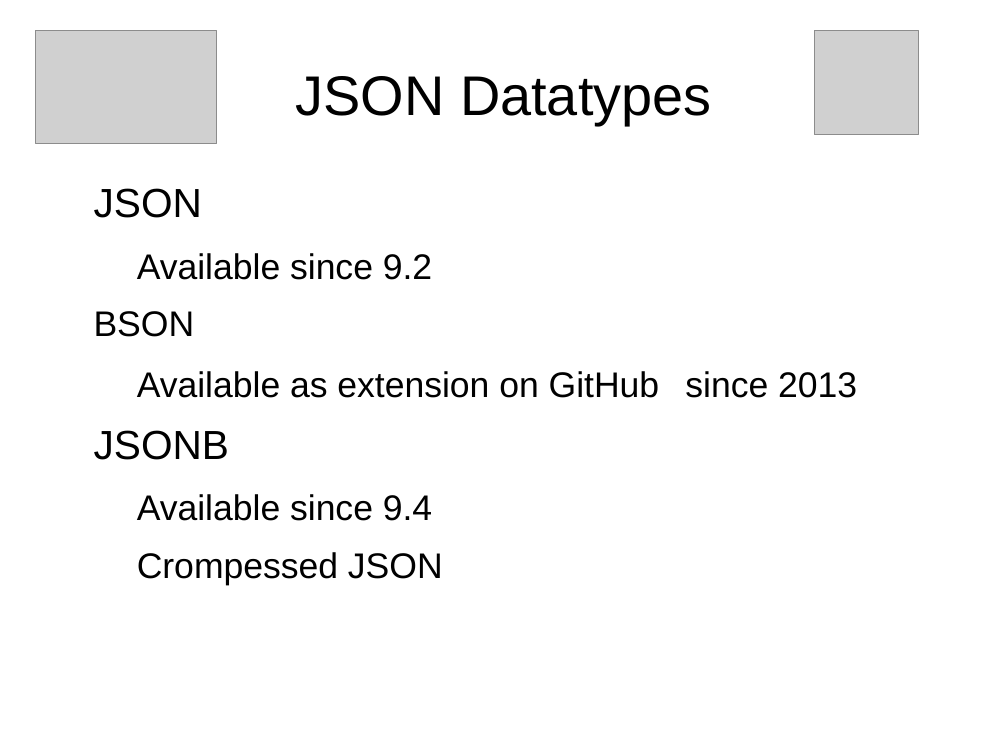
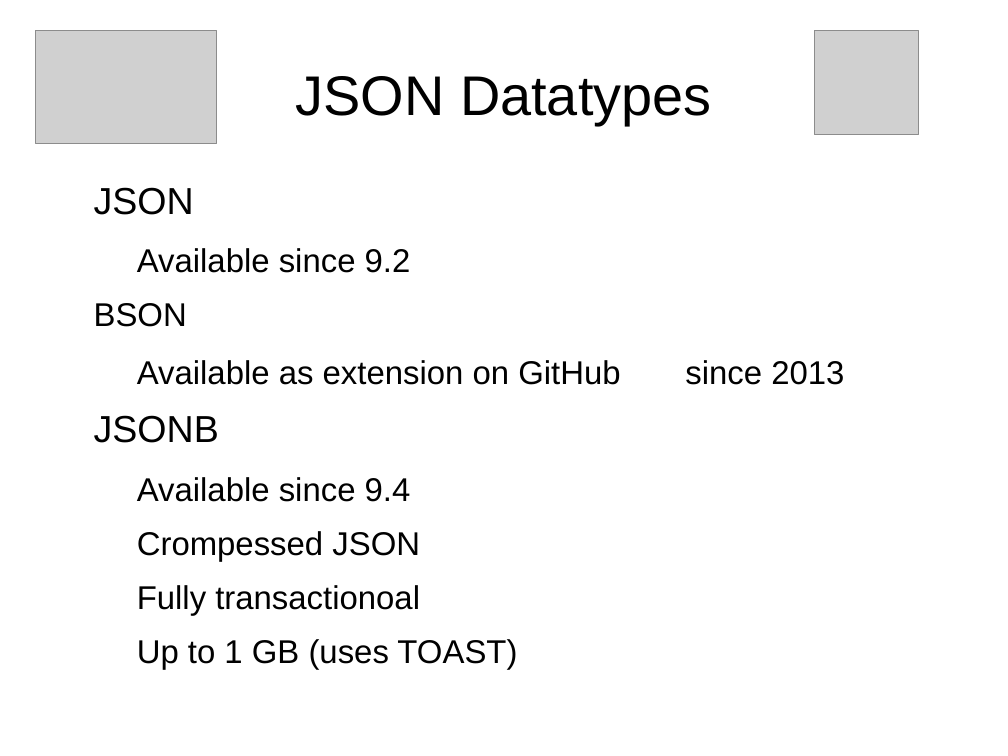
Before and after one commit to sjstoelting/talks, a slide deck: slide 3 of json-by-example/JSON-by-example.odp. Drawn at 1008x756 pixels with LibreOffice and Linux fonts; fonts in the diff are those of the drawing; grey boxes stand for pictures. Boxes give left, top, right and bottom in pixels: in the first picture for what was removed or moved away, otherwise in the second. Text is boxed around its words. In the diff, an @@ line names an element or a change of style, - is before the commit and + after.

```diff
--- a/json-by-example/JSON-by-example.odp
+++ b/json-by-example/JSON-by-example.odp
@@ text at (94,187,620,561): size 32 to 29.6 pt in "JSON", "JSONB"; size 28 to 25.9 pt in "Available since 9.2", "BSON", "Available as extension on GitHub since 2013", "Available since 9.4" and 1 more places @@
@@ text at (137,585,517,669): paragraphs added @@
+  Fully transactionoal
+  Up to 1 GB (uses TOAST)
```
Also in this commit, not shown: 3 other slides changed, 1 slide removed, 2 other files.
